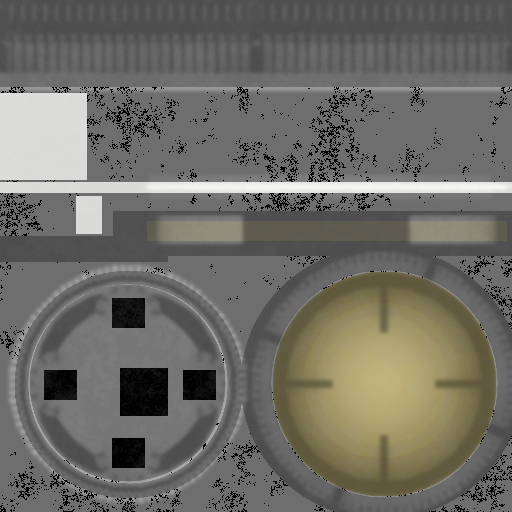
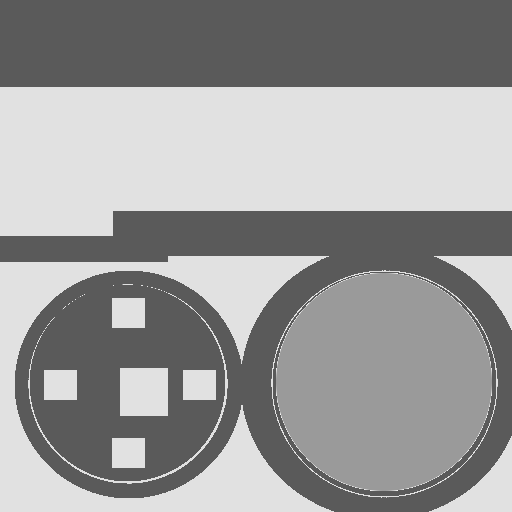
Two versions of the same layered image (512 x 512). Layer-by-layer changes:
hid "Widoczny" over [0, 0, 512, 512]
added layer "Warstwa #1" above "Warstwa" over [0, 0, 512, 512]
